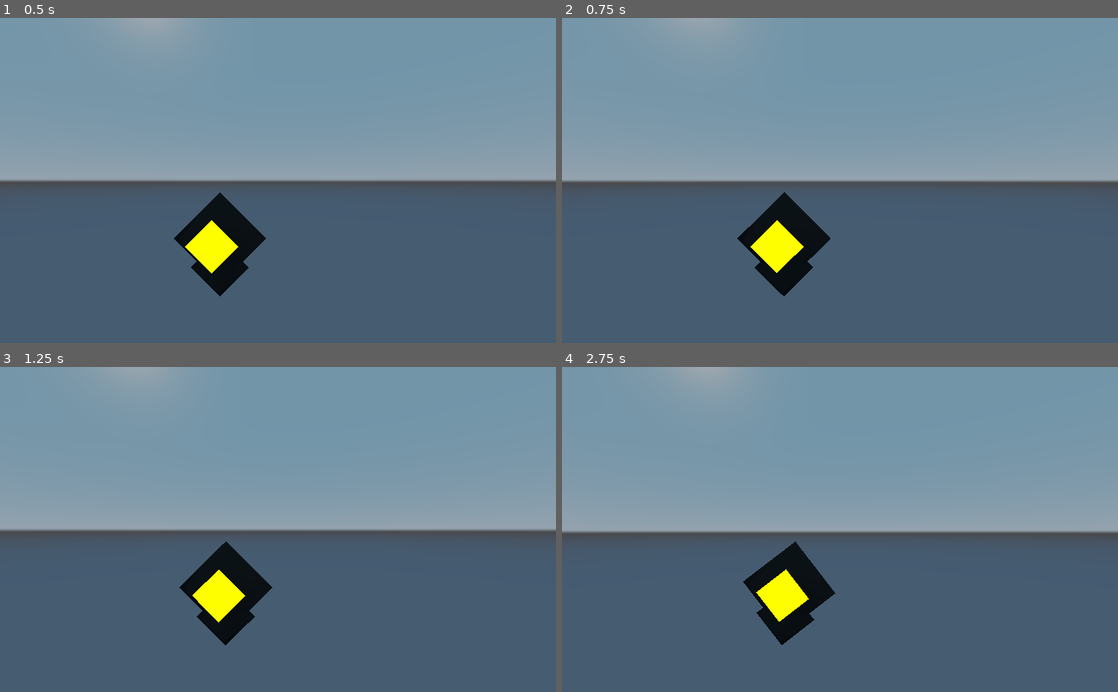
Above: before the commit, frames 1-4 (two rows, left to right).
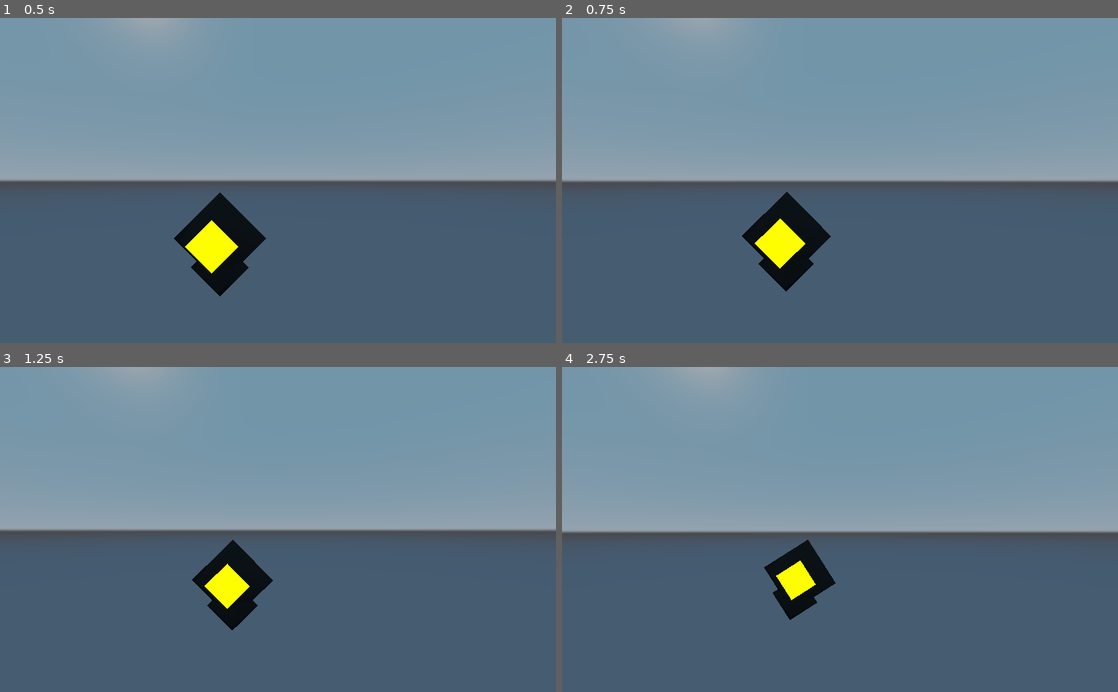
Above: after the commit, the same moments.

Repository: henriElana/Godot-Scripts
Game: Godot game, scene res://player/Bird.tscn
Same seed, same stepped clock (60 frames per second), same inputs: the game is played once before the commit and once after it. The project has no main scene, so this scene is started directly.
Inputs (mouse positions are in pixels of both pictures, inside the frame that each line leads up to):
- Up to frame 1 (0.5 s): no input
- Up to frame 2 (0.75 s): tap Enter at 0.5 s; move the mouse to (867, 180) at 0.52 s; hold R (ui_up) from 0.53 s (still down)
- Up to frame 3 (1.25 s): keep holding R (ui_up)
- Up to frame 4 (2.75 s): keep holding R (ui_up); move the mouse to (812, 529) at 1.27 s; move the mouse to (851, 523) at 2.02 s

Frame 1 is identical in both runs. In frame 2, 0.6% of the frame differs, in the area x 31-49%, y 53-86%; in frame 3, 1.5%; in frame 4, 2.1%, in the area x 32-50%, y 53-86%.

Commit message:
Add files via upload

Diff:
--- a/3D Game/player/Bird.gd
+++ b/3D Game/player/Bird.gd
@@ -16,6 +16,8 @@
 var cam_up_offset = 0.5
 var cam_down_offset = -0.5
 var cam_side_offset = 0.5
+var cam_forward_offset = 1.5
+var cam_back_offset = 2.5
 var increment = 0.1
 
 
@@ -54,9 +56,13 @@
 	var input_movement_vector = Vector3()
 	if Input.is_action_pressed("ui_up"):
 		input_movement_vector.z -= 1
+		if target_camera_localposition.z < cam_back_offset:
+			target_camera_localposition.z += increment
 	is_braking = false
 	if Input.is_action_pressed("ui_down"):
 		is_braking = true
+		if target_camera_localposition.z > cam_forward_offset:
+			target_camera_localposition.z -= increment
 	if Input.is_action_pressed("ui_left"):
 		input_movement_vector.x -= 1
 		if target_camera_localposition.x > -cam_side_offset:
@@ -150,11 +156,11 @@
 
 		# Update target banking angle and camera x offset
 		if h_input > 0.01:
-			target_banking_angle = -0.5
+			target_banking_angle = -0.85
 			if target_camera_localposition.x < cam_side_offset:
 				target_camera_localposition.x += increment
 		elif h_input < -0.01:
-			target_banking_angle = 0.5
+			target_banking_angle = 0.85
 			if target_camera_localposition.x > -cam_side_offset:
 				target_camera_localposition.x -= increment
 		else:
--- a/3D Game/player/Drone.gd
+++ b/3D Game/player/Drone.gd
@@ -12,6 +12,8 @@
 var cam_up_offset = 0.5
 var cam_down_offset = -0.5
 var cam_side_offset = 0.5
+var cam_forward_offset = 1.5
+var cam_back_offset = 2.5
 var increment = 0.1
 
 var my_collisionshape: CollisionShape
@@ -50,9 +52,13 @@
 
 	if Input.is_action_pressed("ui_up"):
 		horizontal_input.z -= 1
+		if target_camera_localposition.z < cam_back_offset:
+			target_camera_localposition.z += increment
 		target_model_rotation *= Quat(Vector3.LEFT, BANKING_ANGLE)
 	if Input.is_action_pressed("ui_down"):
 		horizontal_input.z += 1
+		if target_camera_localposition.z > cam_forward_offset:
+			target_camera_localposition.z -= increment
 		target_model_rotation *= Quat(Vector3.LEFT, -BANKING_ANGLE)
 	if Input.is_action_pressed("ui_left"):
 		horizontal_input.x -= 1
